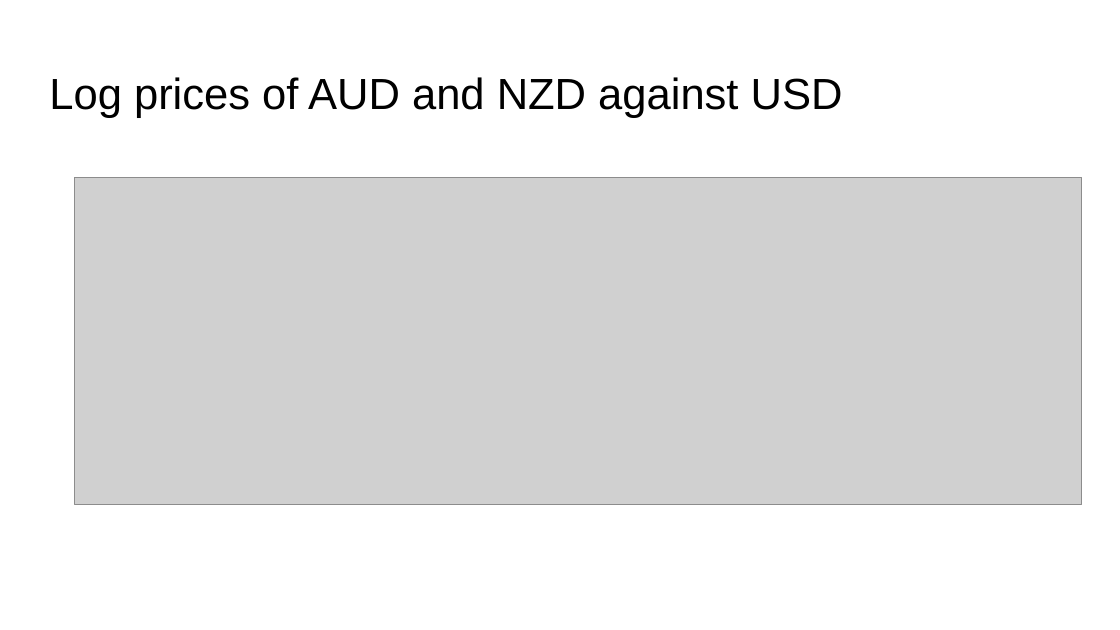
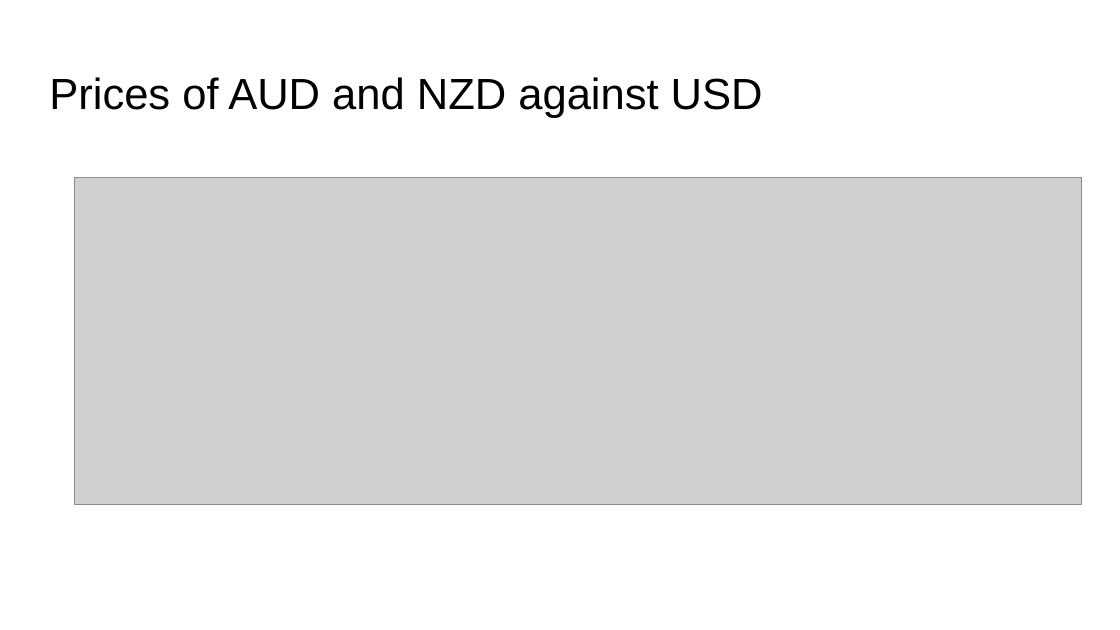
Before and after one commit to thtang/Pair-trading, a slide deck: slide 11 of Pair trading for Currencies.pptx (slide 10 before the commit). Drawn at 1120x630 pixels with LibreOffice and Linux fonts; fonts in the diff are those of the drawing; grey boxes stand for pictures. Boxes give left, top, right and bottom in pixels: in the first picture for what was removed or moved away, otherwise in the second. Text is boxed around its words. In the diff, an @@ line names an element or a change of style, - is before the commit and + after.

```diff
--- a/Pair trading for Currencies.pptx
+++ b/Pair trading for Currencies.pptx
@@ title at bbox=[49, 77, 763, 118]: text changed @@
-Log prices of AUD and NZD against USD
+Prices of AUD and NZD against USD
```
Also in this commit, not shown: 14 other slides changed, 5 slides added, 20 other files.
